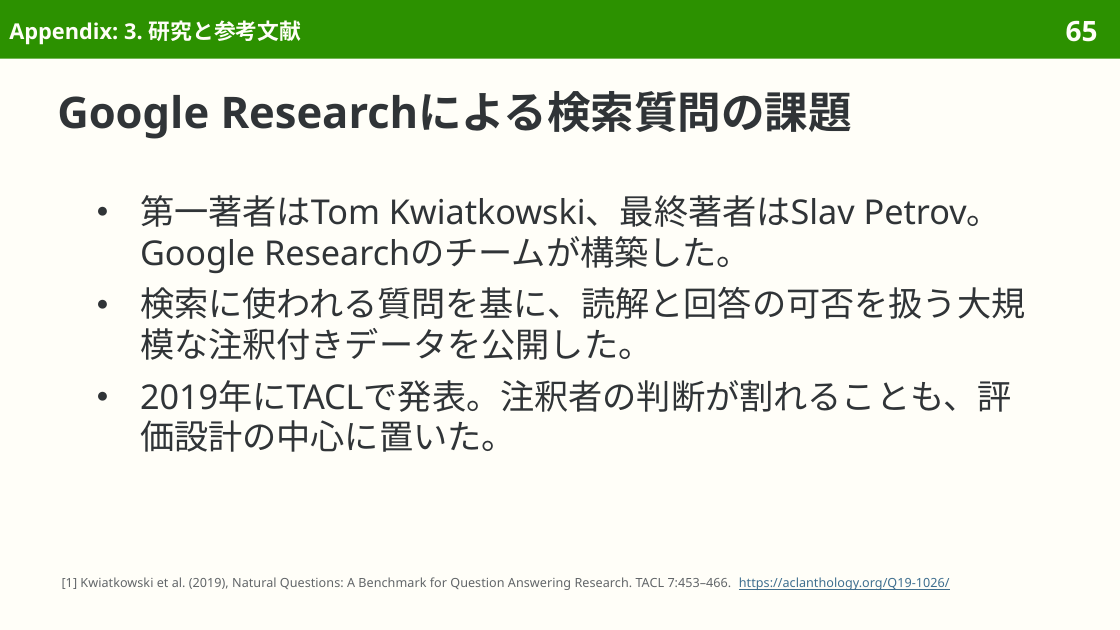
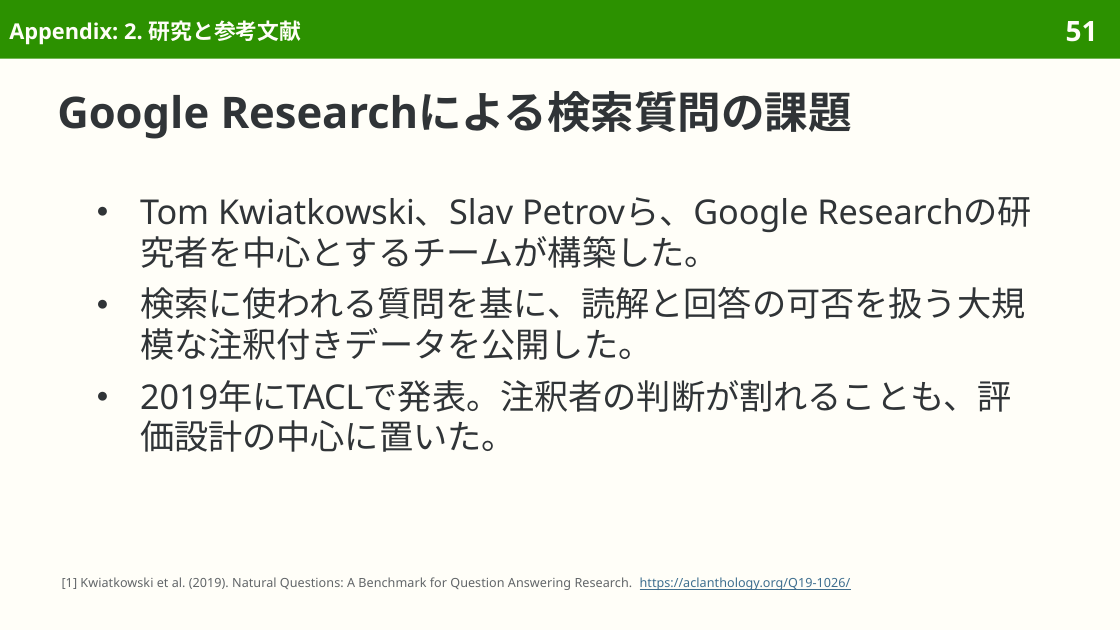
Before and after one commit to sasakiy84/datasets-in-10-minutes, a slide deck: slide 51 of slides/datasets-in-10-minutes-naturalquestions.pptx (slide 65 before the commit). Drawn at 1120x630 pixels with LibreOffice and Linux fonts; fonts in the diff are those of the drawing. Boxes give left, top, right and bottom in pixels: in the first picture for what was removed or moved away, otherwise in the second. Text is boxed around its words. In the diff, an @@ line names an element or a change of style, - is before the commit and + after.

Commit message:
Center Natural Questions on search queries and Wikipedia answer annotation

```diff
--- a/slides/datasets-in-10-minutes-naturalquestions.pptx
+++ b/slides/datasets-in-10-minutes-naturalquestions.pptx
@@ title at (9,20,302,45): text changed @@
-Appendix: 3. 研究と参考文献
+Appendix: 2. 研究と参考文献
@@ page number at (1066,21,1098,42): text changed @@
-65
+51
@@ text at (140,197,809,268): text changed @@
-● 第一著者はTom Kwiatkowski、最終著者はSlav Petrov。Google Researchのチームが構築した。
+● Tom Kwiatkowski、Slav Petrovら、Google Researchの研究者を中心とするチームが構築した。
@@ text at (62,577,851,590): text changed @@
-[1] Kwiatkowski et al. (2019), Natural Questions: A Benchmark for Question Answering Research. TACL 7:453–466. https://aclanthology.org/Q19-1026/
+[1] Kwiatkowski et al. (2019). Natural Questions: A Benchmark for Question Answering Research. https://aclanthology.org/Q19-1026/
```
Also in this commit, not shown: 48 other slides changed, 1 slide added, 15 slides removed, 37 other files.
